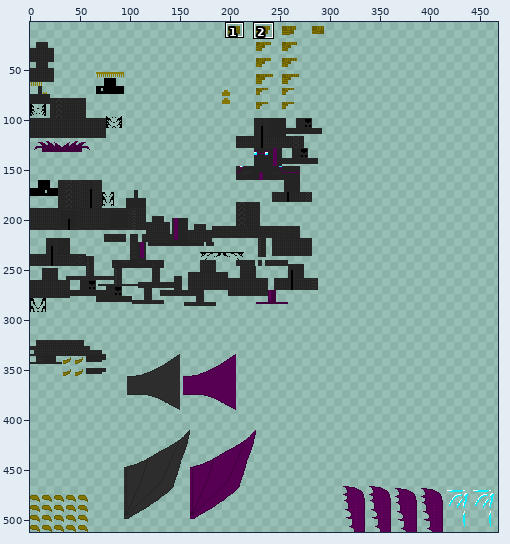
A sprite sheet gets an edit: src/test/resources/NKevinVI_young.png. The picture above shows the old version from afar; the outline marks the close-up.
Close-up. Before the edit:
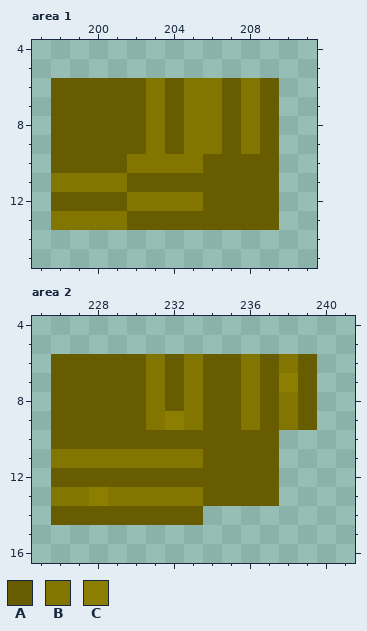
The file is 512x512 pixels. Colours within 5 levels of each other are drawn and written as one. Shown: area 1: x 197..211, y 4..15; area 2: x 225..241, y 4..16. The wide view leaves out empty margins. The commit also changed other parts of the picture, which this record leaves out.
Palette (. is transparent): A #675d00  B #827600  C #8b7e00
Pixels before, area 1, first column x 198:
 6 AAAAABABBABA
 7 AAAAABABBABA
 8 AAAAABABBABA
 9 AAAAABABBABA
10 AAAABBBBAAAA
11 BBBBAAAAAAAA
12 AAAABBBBAAAA
13 BBBBAAAAAAAA
Pixels before, area 2, first column x 226:
 6 AAAAABABAABABA
 7 AAAAABABAABACA
 8 AAAAABABAABABA
 9 AAAAABCBAABABA
10 AAAAAAAAAAAA..
11 BBBBBBBBAAAA..
12 AAAAAAAAAAAA..
13 BBCBBBBBAAAA..
14 AAAAAAAA......
After the commit:
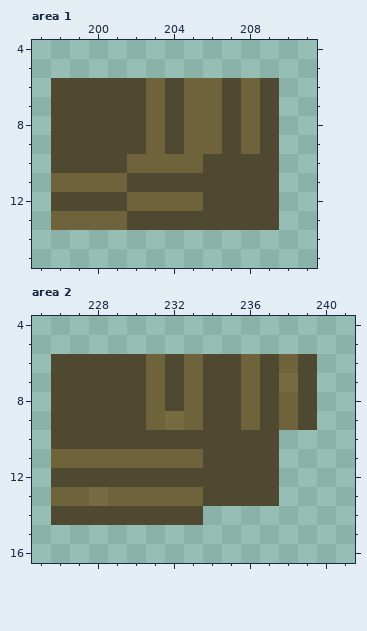
Change:
colour A: #675d00 -> #4f4932
colour B: #827600 -> #6f633b
colour C: #8b7e00 -> #776b43
Changed places in both close-ups, as pixel boxes (x1, y1, x2, y2):
changed: (51, 78, 279, 230)
changed: (51, 354, 317, 525)
